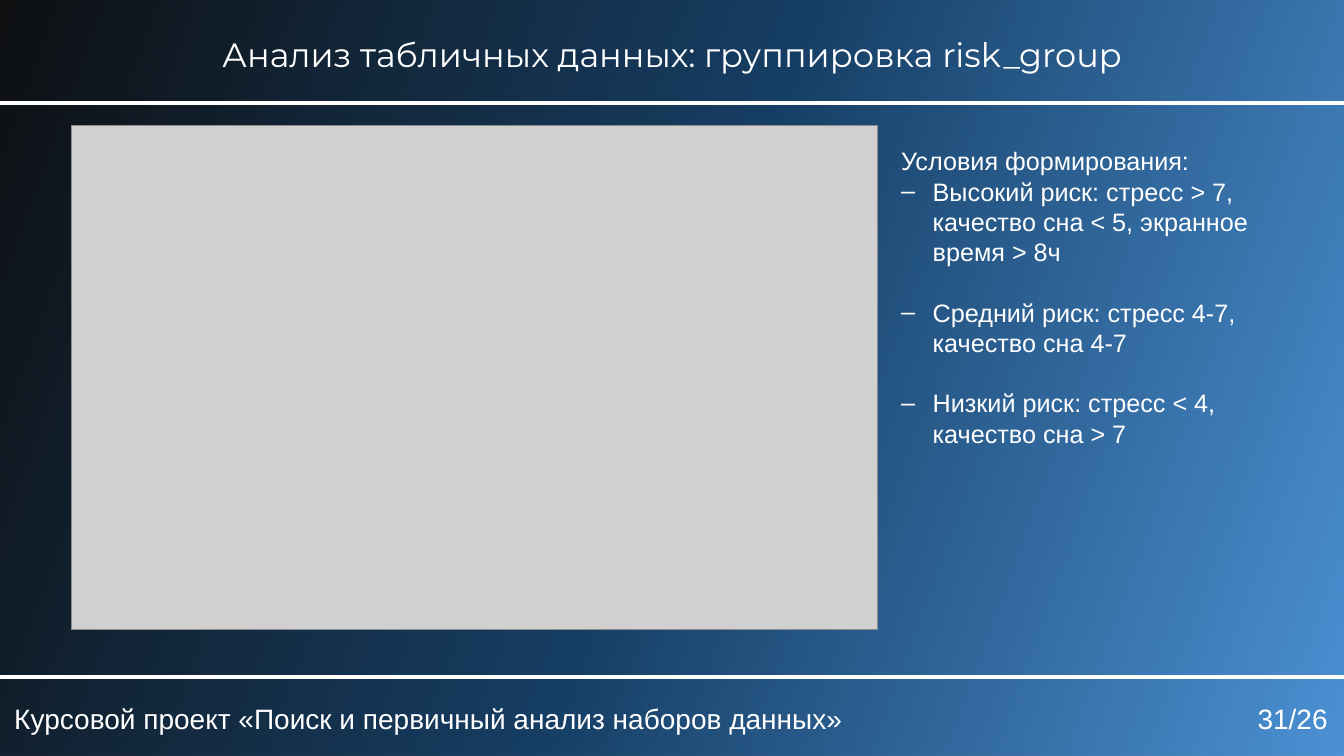
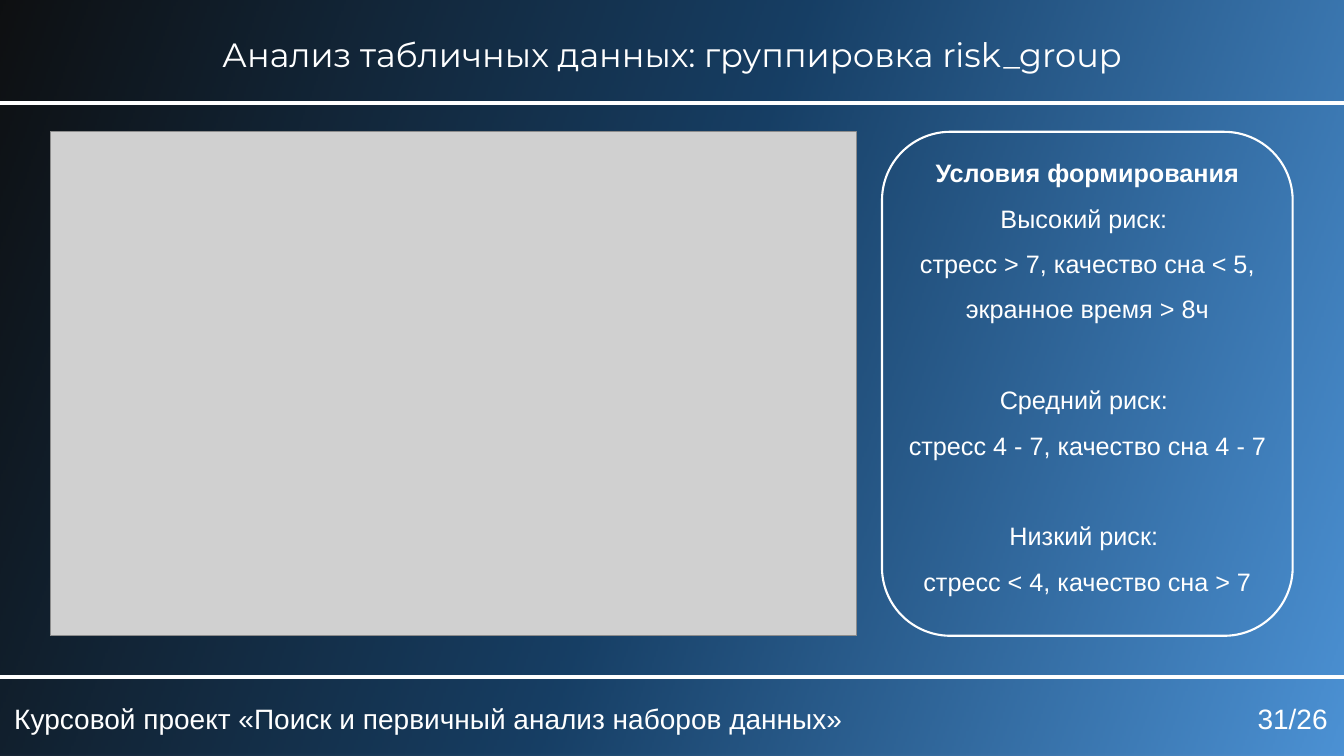
Before and after one commit to KaKTyZV/KYRSOVAIA_RABOTA, a slide deck: slide 31 of БобыкинВА_ЕТ141_курсовой_проект.pptx. Drawn at 1344x756 pixels with LibreOffice and Linux fonts; fonts in the diff are those of the drawing; grey boxes stand for pictures. Boxes give left, top, right and bottom in pixels: in the first picture for what was removed or moved away, otherwise in the second. Text is boxed around its words. In the diff, an @@ line names an element or a change of style, - is before the commit and + after.

```diff
--- a/БобыкинВА_ЕТ141_курсовой_проект.pptx
+++ b/БобыкинВА_ЕТ141_курсовой_проект.pptx
@@ picture: place and size @@
-picture at bbox=[72, 126, 878, 630]
+picture at bbox=[50, 132, 857, 636]
@@ rounded rectangle added at bbox=[882, 132, 1293, 636], outline #FFFFFF 1.5 pt @@
@@ text at bbox=[909, 163, 1266, 596]: text changed @@
-Условия формирования:
-– Высокий риск: стресс > 7, качество сна < 5, экранное время > 8ч
-– Средний риск: стресс 4-7, качество сна 4-7
-– Низкий риск: стресс < 4, качество сна > 7
+Условия формирования
+Высокий риск:
+стресс > 7, качество сна < 5, экранное время > 8ч
+Средний риск:
+стресс 4 - 7, качество сна 4 - 7
+Низкий риск:
+стресс < 4, качество сна > 7
```
Also in this commit, not shown: 30 other slides changed, 4 slides added.
